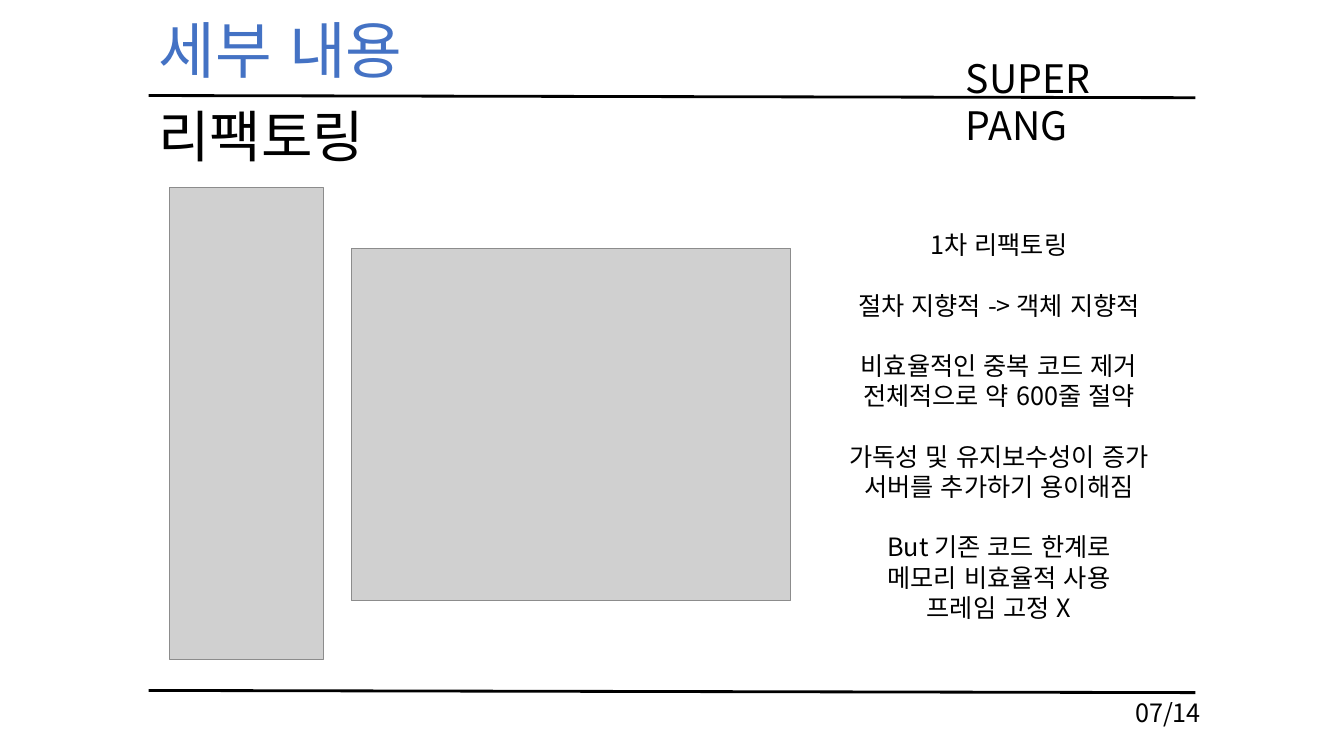
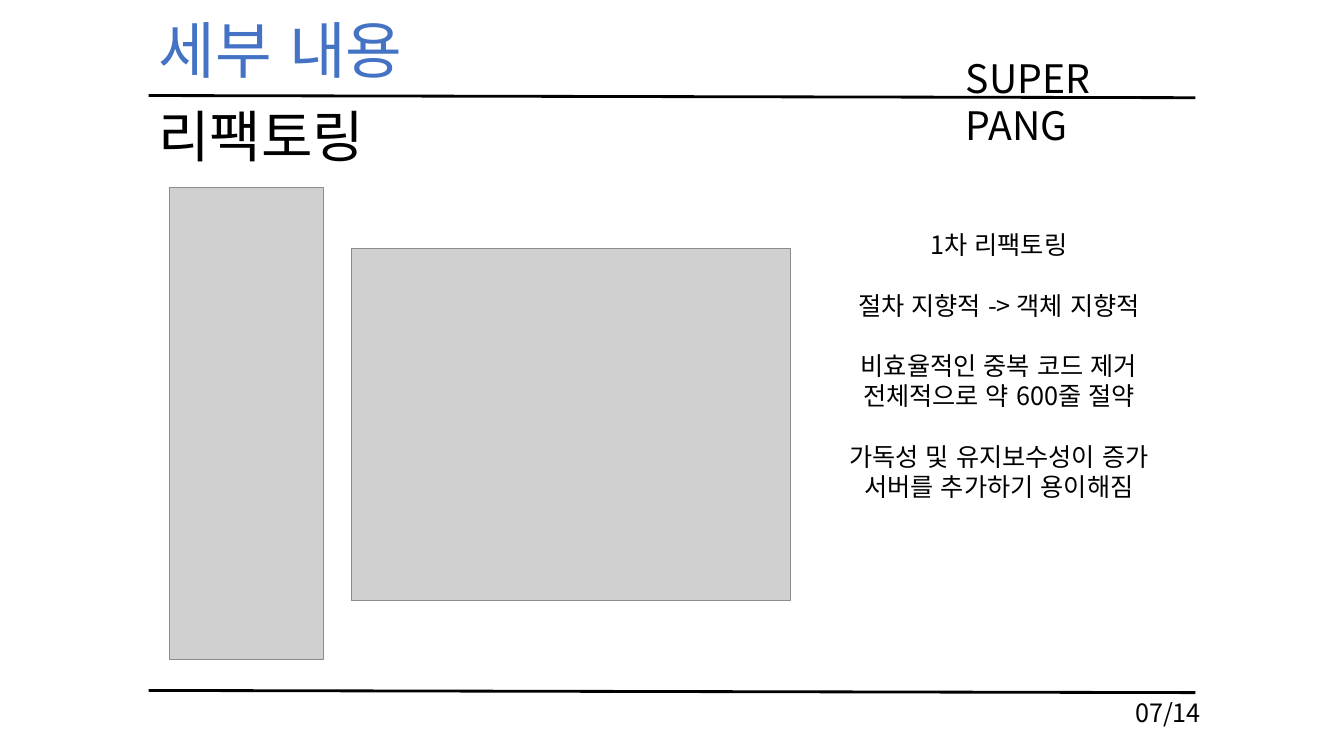
Before and after one commit to KimHaYoon/NetworkGamePrograming, a slide deck: slide 8 of 네트워크 게임 프로그래밍 레포트.pptx (slide 7 before the commit). Drawn at 1344x756 pixels with LibreOffice and Linux fonts; fonts in the diff are those of the drawing; grey boxes stand for pictures. Boxes give left, top, right and bottom in pixels: in the first picture for what was removed or moved away, otherwise in the second. Text is boxed around its words. In the diff, an @@ line names an element or a change of style, - is before the commit and + after.

```diff
--- a/네트워크 게임 프로그래밍 레포트.pptx
+++ b/네트워크 게임 프로그래밍 레포트.pptx
@@ text at box(887, 535, 1111, 619): paragraphs removed @@
-But 기존 코드 한계로
-메모리 비효율적 사용
-프레임 고정 X
```
Also in this commit, not shown: 7 other slides changed, 1 slide added.
